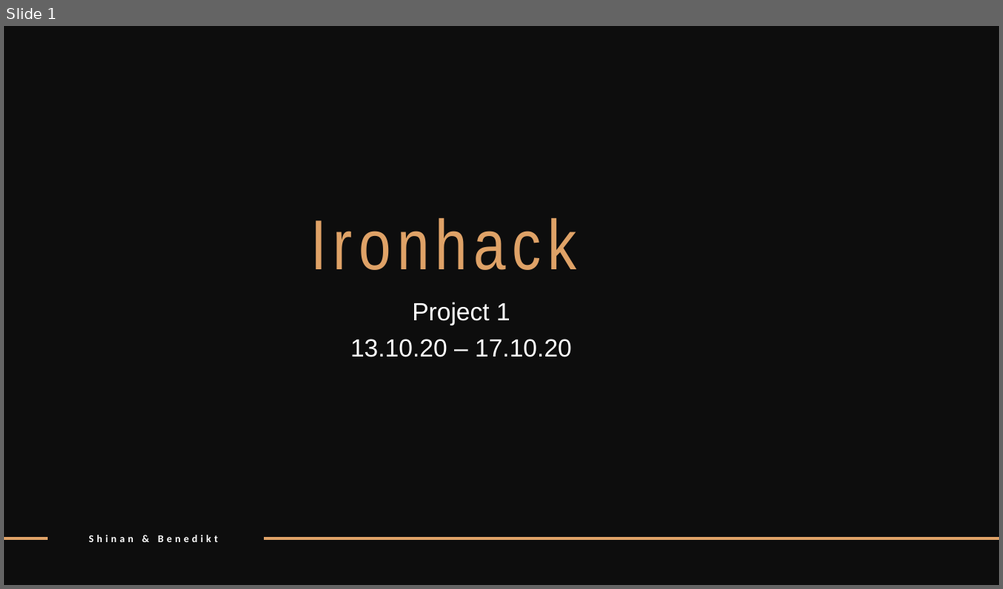
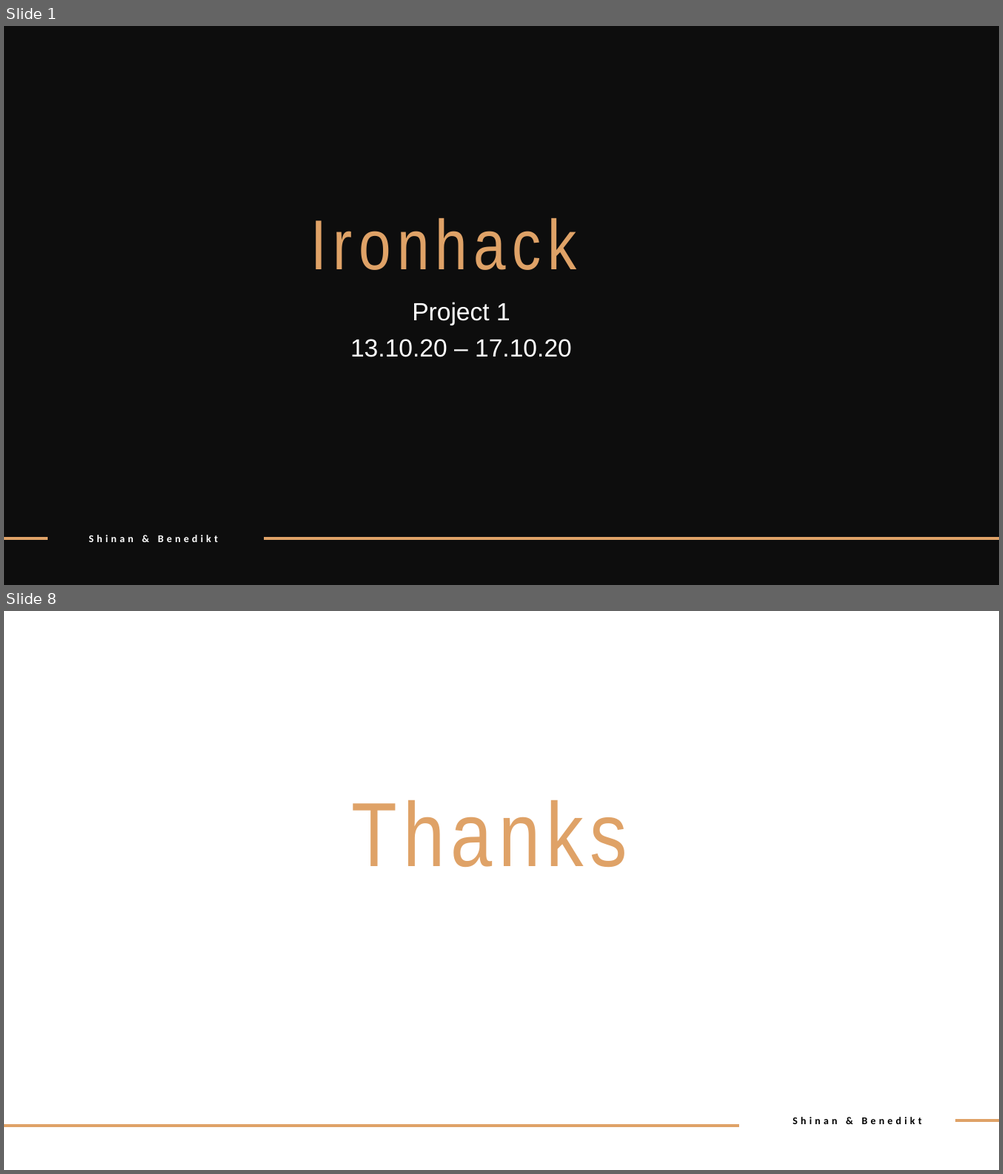
Before and after one commit to Shinan-tech/Share_Data, a slide deck: Final Presentation.pptx. Shown one above the other, each under a label of ours: slide 1 before the commit, slides 1 and 8 after it; the slides between them are not shown. The pictures are 1003x589 and 1003x1174 pixels, drawn with LibreOffice and Linux fonts; fonts in the diff are those of the drawing. Boxes give left, top, right and bottom in pixels: in the first picture for what was removed or moved away, otherwise in the second. Text is boxed around its words. In the diff, an @@ line names an element or a change of style, - is before the commit and + after.

```diff
--- a/Final Presentation.pptx
+++ b/Final Presentation.pptx
@@ slide 8 added at <box>4,611,999,1170</box>, background #FFFFFF @@
@@ text added at <box>351,800,626,867</box>, 88 pt, text #DFA267 @@
+Thanks
@@ text added at <box>792,1117,922,1125</box>, 10 pt, text #000000, bold @@
+Shinan & Benedikt
@@ line added from (4, 1126) to (739, 1126), #DFA267 3 pt @@
@@ line added from (956, 1122) to (999, 1122), #DFA267 3 pt @@
```
Also in this commit, not shown: 6 slides changed, 1 slide removed, 1 other file.
